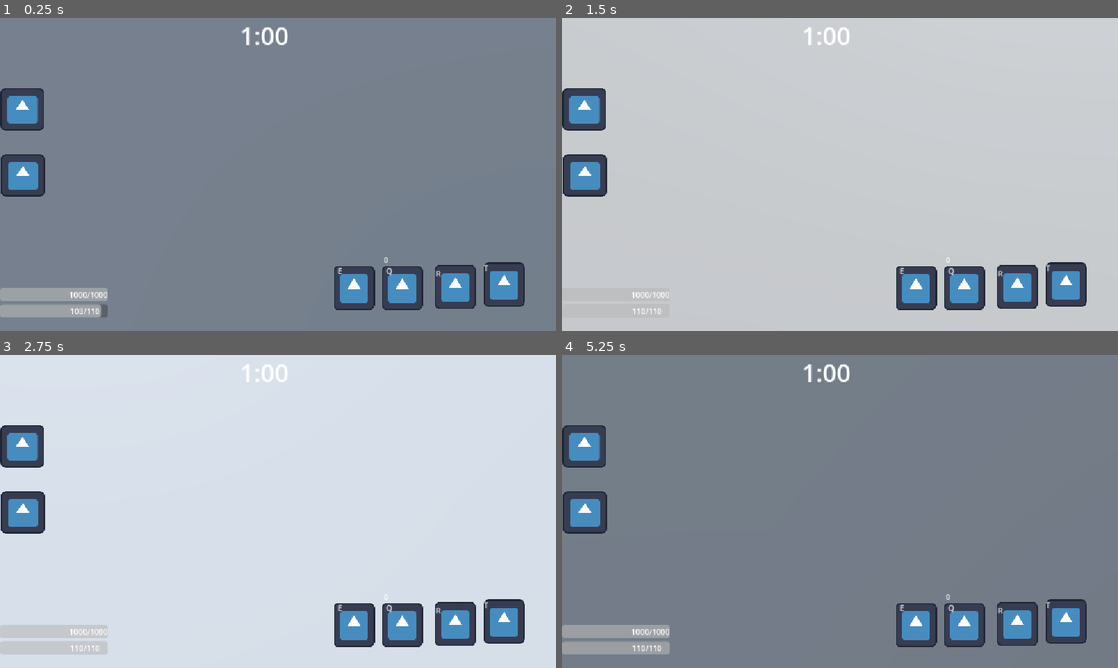
Above: before the commit, frames 1-4 (two rows, left to right).
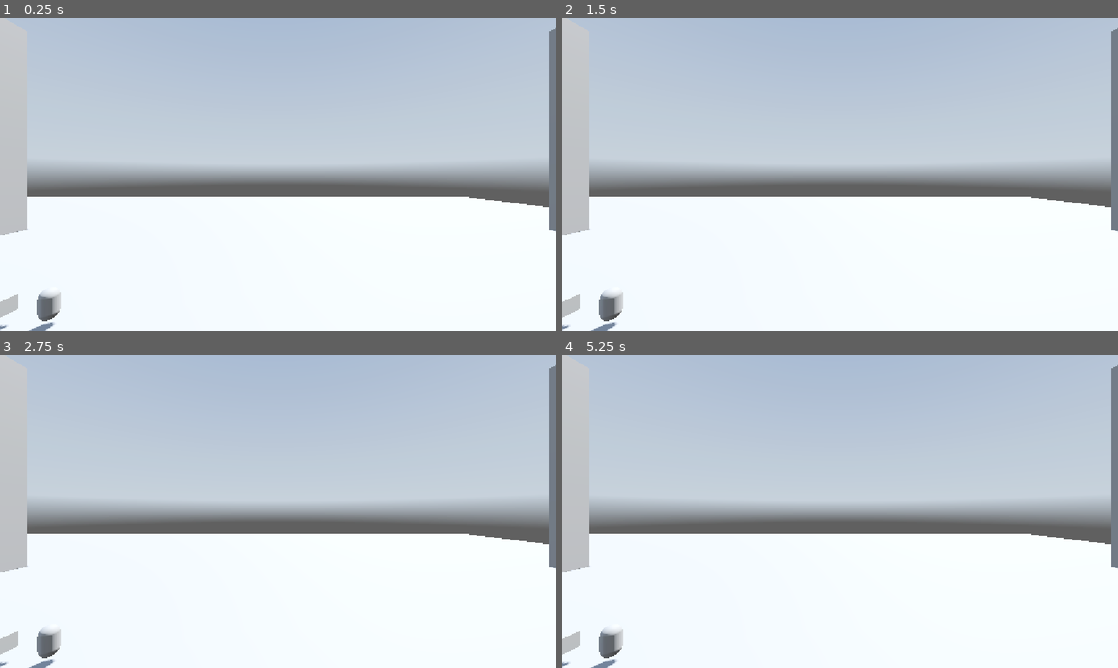
Above: after the commit, the same moments.

Repository: Virus01Official/forgotten
Game: Godot game, scene res://main.tscn
The game is run twice, just before and just after one commit, with the same random seed, the same clock (stepped at 60 frames per second) and the same inputs. The engine's default icon, where the game draws it, is replaced by a stand-in: a white triangle on a blue panel in a dark square. A sky picture missing from this copy of the repository is replaced by a grey-blue gradient.
Inputs (mouse positions are in pixels of both pictures, inside the frame that each line leads up to):
- Up to frame 1 (0.25 s): no input
- Up to frame 2 (1.5 s): click (584, 108) at 0.52 s; click (584, 174) at 1.27 s
- Up to frame 3 (2.75 s): click (505, 621) at 2 s, where only the run before the commit has a clickable "T"
- Up to frame 4 (5.25 s): click (1017, 624) at 2.75 s, where only the run before the commit has a clickable "R"; click (962, 624) at 3.5 s, where only the run before the commit has a clickable "Q"; click (917, 624) at 4.25 s, where only the run before the commit has a clickable "E"; tap Enter (ui_accept) at 5 s; move the mouse to (867, 511) at 5.02 s; hold Up (ui_up) from 5.03 s (still down); click (867, 511) at 5.1 s

The runs differ from the first frame. In frame 1, 97% of the frame differs, in the area x 0-100%, y 0-100%; in frame 2, 61%; in frame 3, 85%; in frame 4, 97%.

Commit message:
added multiplayer

Diff:
--- a/GD-SyncTemplates/Accounts/create_account.gd
+++ b/GD-SyncTemplates/Accounts/create_account.gd
@@ -18,7 +18,7 @@
 	var username : String = username_input.text
 	var password : String = password_input.text
 
-	var response_code : int = await GDSync.create_account(email, username, password)
+	var response_code : int = await GDSync.account_create(email, username, password)
 
 	if response_code == ENUMS.ACCOUNT_CREATION_RESPONSE_CODE.SUCCESS:
 		error_text.text = ""
--- a/cola.tscn
+++ b/cola.tscn
@@ -1,6 +1,7 @@
-[gd_scene load_steps=4 format=3 uid="uid://csf2dnn41mkhl"]
+[gd_scene load_steps=5 format=3 uid="uid://csf2dnn41mkhl"]
 
 [ext_resource type="Script" uid="uid://cjuawespb86ke" path="res://item.gd" id="1_3ndp3"]
+[ext_resource type="Script" uid="uid://83jjsegy40ip" path="res://addons/GD-Sync/Scripts/Types/PropertySynchronizer.gd" id="2_qyc2d"]
 
 [sub_resource type="CapsuleShape3D" id="CapsuleShape3D_u5rml"]
 
@@ -16,3 +17,13 @@
 
 [node name="MeshInstance3D" type="MeshInstance3D" parent="cola/CollisionShape3D"]
 mesh = SubResource("CapsuleMesh_u5rml")
+
+[node name="PropertySynchronizer" type="Node" parent="cola"]
+script = ExtResource("2_qyc2d")
+node_path = NodePath("..")
+properties = PackedStringArray("global_position")
+interpolated = true
+interpolation_speed = 30.0
+extrapolated = false
+max_extrapolation_time = 0.2
+metadata/_custom_type_script = "uid://83jjsegy40ip"
--- a/item.gd
+++ b/item.gd
@@ -1,6 +1,6 @@
 extends Node3D
 
-var used = false
+@export var used = false
 
 # Called when the node enters the scene tree for the first time.
 func _ready() -> void:
--- a/main.gd
+++ b/main.gd
@@ -40,7 +40,7 @@
 
 func _ready() -> void:
 	Gamedata.load_progress()
-	_spawn_player(1)
+	#_spawn_player(1)
 
 	GDSync.connected.connect(connected)
 	GDSync.connection_failed.connect(connection_failed)
@@ -78,8 +78,8 @@
 func lobby_joined(lobby_name : String) -> void:
 	print("Joined lobby ", lobby_name)
 
-func lobby_join_failed(lobby_name : String, error : int) -> void:
-	print("Failed to join lobby ", lobby_name, " ", error)
+func lobby_join_failed(lobby_name : String, _error : int) -> void:
+	print("Failed to join lobby ", lobby_name)
 
 func lobby_creation_failed(lobby_name : String, error : int) -> void:
 	print("Failed to create lobby ", lobby_name)
@@ -132,23 +132,6 @@
 			$LMS.stream = default_song
 		$LMS.play()
 
-@rpc("any_peer")
-func _spawn_player(id: int):
-	print("SPAWN: creating player for id=", id, " | my id=", multiplayer.get_unique_id())
-
-	var player = preload("res://player.tscn").instantiate()
-	player.name = str(id)  # name must match the peer ID
-	player.set_multiplayer_authority(id)
-
-	# VERY IMPORTANT: replicate this node to all clients
-	add_child(player, true)
-
-	# Only give this client control over its own camera
-	if id == multiplayer.get_unique_id():
-		var cam = player.find_child("Camera3D", true, false)
-		if cam:
-			cam.current = true
-
 @rpc("any_peer", "call_local")
 func play_music(track: String):
 	if track in killer_songs:
@@ -166,9 +149,6 @@
 			$IntroAudio.play()
 
 func start_round() -> void:
-	if not multiplayer.is_server():
-		return  # only server assigns roles
-
 	var players = get_tree().get_nodes_in_group("players")
 	if players.is_empty():
 		return
--- a/main.tscn
+++ b/main.tscn
@@ -8,6 +8,8 @@
 [ext_resource type="PackedScene" uid="uid://ju6pk3kckw4l" path="res://testing_map.tscn" id="6_7mycd"]
 [ext_resource type="PackedScene" uid="uid://7e060fe6n4xy" path="res://generators.tscn" id="7_272bh"]
 [ext_resource type="PackedScene" uid="uid://dem4m4271kwut" path="res://medkit.tscn" id="10_4c57u"]
+[ext_resource type="Script" uid="uid://damd6tigsnm4g" path="res://player_spawner.gd" id="10_efxa6"]
+[ext_resource type="PackedScene" uid="uid://td2aos3g2ybu" path="res://player.tscn" id="11_dg77c"]
 [ext_resource type="PackedScene" uid="uid://csf2dnn41mkhl" path="res://cola.tscn" id="11_efxa6"]
 
 [sub_resource type="PanoramaSkyMaterial" id="PanoramaSkyMaterial_kek77"]
@@ -190,9 +192,6 @@
 
 [node name="IntermissionTimer" type="Timer" parent="."]
 
-[node name="medkit" parent="." groups=["items"] instance=ExtResource("10_4c57u")]
-transform = Transform3D(1, 0, 0, 0, 1, 0, 0, 0, 1, 0, 0.8800633, -11.93846)
-
 [node name="cola" parent="." groups=["items"] instance=ExtResource("11_efxa6")]
 transform = Transform3D(1, 0, 0, 0, 1, 0, 0, 0, 1, 2.8721933, 1.4601722, -13.249439)
 
@@ -200,5 +199,12 @@
 
 [node name="RoundTimer" type="Timer" parent="."]
 
+[node name="Players" type="Node3D" parent="."]
+script = ExtResource("10_efxa6")
+player_scene = ExtResource("11_dg77c")
+
+[node name="medkit" parent="." groups=["items"] instance=ExtResource("10_4c57u")]
+transform = Transform3D(1, 0, 0, 0, 1, 0, 0, 0, 1, 0, 1.4404075, -13.014313)
+
 [connection signal="body_entered" from="Shedletsky/hitbox" to="Shedletsky" method="_on_hitbox_body_entered"]
 [connection signal="body_entered" from="Doe/hitbox" to="Doe" method="_on_hitbox_body_entered"]
--- a/medkit.tscn
+++ b/medkit.tscn
@@ -1,6 +1,7 @@
-[gd_scene load_steps=4 format=3 uid="uid://dem4m4271kwut"]
+[gd_scene load_steps=5 format=3 uid="uid://dem4m4271kwut"]
 
 [ext_resource type="Script" uid="uid://cjuawespb86ke" path="res://item.gd" id="1_7hg4a"]
+[ext_resource type="Script" uid="uid://83jjsegy40ip" path="res://addons/GD-Sync/Scripts/Types/PropertySynchronizer.gd" id="2_22oi4"]
 
 [sub_resource type="BoxShape3D" id="BoxShape3D_p51vj"]
 
@@ -16,3 +17,13 @@
 
 [node name="MeshInstance3D" type="MeshInstance3D" parent="medkit/CollisionShape3D"]
 mesh = SubResource("BoxMesh_7hg4a")
+
+[node name="PropertySynchronizer" type="Node" parent="medkit"]
+script = ExtResource("2_22oi4")
+node_path = NodePath("..")
+properties = PackedStringArray("global_position")
+interpolated = true
+interpolation_speed = 30.0
+extrapolated = false
+max_extrapolation_time = 0.2
+metadata/_custom_type_script = "uid://83jjsegy40ip"
--- a/menu.tscn
+++ b/menu.tscn
@@ -7,3 +7,30 @@
 anchor_bottom = 1.0
 grow_horizontal = 2
 grow_vertical = 2
+
+[node name="Button" type="Button" parent="."]
+visible = false
+layout_mode = 0
+offset_left = 367.0
+offset_top = 54.0
+offset_right = 666.0
+offset_bottom = 137.0
+text = "PLAY"
+
+[node name="Button2" type="Button" parent="."]
+visible = false
+layout_mode = 0
+offset_left = 367.0
+offset_top = 170.0
+offset_right = 666.0
+offset_bottom = 253.0
+text = "SETTINGS"
+
+[node name="Button3" type="Button" parent="."]
+visible = false
+layout_mode = 0
+offset_left = 365.0
+offset_top = 298.0
+offset_right = 664.0
+offset_bottom = 381.0
+text = "QUIT"
--- a/network.gd
+++ /dev/null
@@ -1,45 +0,0 @@
-extends Node
-
-@export var port: int = 9000
-@export var max_players: int = 5  # 1 killer + 4 survivors
-
-var is_host := false
-
-func _ready():
-	multiplayer.connected_to_server.connect(_on_connected)
-	multiplayer.connection_failed.connect(_on_connection_failed)
-	multiplayer.server_disconnected.connect(_on_server_disconnected)
-
-# === HOST FUNCTIONS ===
-func host_game():
-	var peer = ENetMultiplayerPeer.new()
-	var result = peer.create_server(port, max_players)
-	if result != OK:
-		push_error("Failed to start server")
-		return
-	multiplayer.multiplayer_peer = peer
-	is_host = true
-	print("Server started on port %d" % port)
-
-
-# === CLIENT FUNCTIONS ===
-func join_game(address: String):
-	var peer = ENetMultiplayerPeer.new()
-	var result = peer.create_client(address, port)
-	if result != OK:
-		push_error("Failed to connect to server")
-		return
-	multiplayer.multiplayer_peer = peer
-	is_host = false
-	print("Connecting to %s:%d" % [address, port])
-
-
-# === SIGNALS ===
-func _on_connected():
-	print("Connected to server!")
-
-func _on_connection_failed():
-	print("Failed to connect!")
-
-func _on_server_disconnected():
-	print("Disconnected from server")
--- a/player.gd
+++ b/player.gd
@@ -36,7 +36,7 @@
 var health = 100
 var maxhealth = 100
 
-@onready var voiceline = $"../voicelines"
+@onready var voiceline = $"../../voicelines"
 
 var testVoiceline = preload("res://assets/voicelines/envy/voiceline.mp3")
 
@@ -112,13 +112,20 @@
 	Input.set_mouse_mode(Input.MOUSE_MODE_CAPTURED)
 	add_to_group("players")
 
-@rpc("any_peer", "call_local")
-func set_position_sync(pos: Vector3):
-	global_transform.origin = pos
+	GDSync.connect_gdsync_owner_changed(self, owner_changed)
+
+	GDSync.expose_func(pickupObject)
+
+func owner_changed(_owner_id : int) -> void:
+	var is_owner : bool = GDSync.is_gdsync_owner(self)
+
+	camera.current = is_owner
+	GUI.visible = is_owner
 
 func _input(event: InputEvent) -> void:
 	if not is_multiplayer_authority():
 		return
+
 	if event is InputEventMouseMotion:
 
 		rotate_y(-event.relative.x * MOUSE_SENSITIVITY)
@@ -135,7 +142,7 @@
 	healingBar.max_value = heal_duration
 
 func _physics_process(delta: float) -> void:
-	if not is_multiplayer_authority():
+	if not GDSync.is_gdsync_owner(self):
 		return
 
 	set_meta("Type", selectedSurvivor)
@@ -181,16 +188,7 @@
 			attack_timer = ATTACK_DURATION
 			damage = 20
 		else:
-			if held_object:
-				if held_object.name == "medkit":
-					start_healing()
-					held_object.used = true
-				elif held_object.name == "cola":
-					held_object.used = true
-					cola_active = true
-					cola_timer = COLA_DURATION
-					print("Cola activated: Speed boost for 15 seconds!")
-				held_object = null
+			pickupObject()
 
 	elif Input.is_action_just_pressed("ability1") and not attacking:
 		if isKiller:
@@ -407,6 +405,18 @@
 			voiceline.stream = random_line
 			voiceline.play()
 
+func pickupObject() -> void:
+	if held_object:
+		if held_object.name == "medkit":
+			start_healing()
+			held_object.used = true
+		elif held_object.name == "cola":
+			held_object.used = true
+			cola_active = true
+			cola_timer = COLA_DURATION
+			print("Cola activated: Speed boost for 15 seconds!")
+			held_object = null
+
 func spawn_spike():
 	if spike_scene == null:
 		print("No spike scene assigned!")
--- a/player.tscn
+++ b/player.tscn
@@ -1,10 +1,12 @@
-[gd_scene load_steps=16 format=3 uid="uid://td2aos3g2ybu"]
+[gd_scene load_steps=18 format=3 uid="uid://td2aos3g2ybu"]
 
 [ext_resource type="Script" uid="uid://bm6pt5suq3483" path="res://player.gd" id="1_4flbx"]
 [ext_resource type="Shader" uid="uid://dqdjklx5p0wss" path="res://assets/shaders/new_shader.gdshader" id="2_i3pqv"]
 [ext_resource type="PackedScene" uid="uid://dmkdbm00urds" path="res://gui.tscn" id="2_onrkg"]
 [ext_resource type="PackedScene" uid="uid://c6h241gggutip" path="res://shop.tscn" id="4_hqtel"]
 [ext_resource type="PackedScene" uid="uid://cbgjse35iov5n" path="res://inventory.tscn" id="5_sweqy"]
+[ext_resource type="Script" uid="uid://83jjsegy40ip" path="res://addons/GD-Sync/Scripts/Types/PropertySynchronizer.gd" id="6_2hs0m"]
+[ext_resource type="Script" uid="uid://bjfy1ijgerl07" path="res://addons/GD-Sync/Scripts/Types/VoiceChat.gd" id="7_1jxqw"]
 
 [sub_resource type="CapsuleShape3D" id="CapsuleShape3D_sh265"]
 
@@ -68,8 +70,6 @@
 transform = Transform3D(1, 0, 0, 0, 0.0509764, -0.9987, 0, 0.9987, 0.0509764, 0, -0.060737, -1.07594)
 mesh = SubResource("PlaneMesh_hqtel")
 
-[node name="GUI" parent="." instance=ExtResource("2_onrkg")]
-
 [node name="hitbox" type="Area3D" parent="."]
 transform = Transform3D(1, 0, 0, 0, 1.91149, 0, 0, 0, 1.86278, 0, 0, -0.297161)
 monitoring = false
@@ -107,4 +107,26 @@
 [node name="Inventory" parent="." instance=ExtResource("5_sweqy")]
 visible = false
 
+[node name="PropertySynchronizer" type="Node" parent="."]
+script = ExtResource("6_2hs0m")
+broadcast = 2
+node_path = NodePath("..")
+properties = PackedStringArray("global_position")
+interpolated = true
+interpolation_speed = 30.0
+extrapolated = false
+max_extrapolation_time = 0.2
+metadata/_custom_type_script = "uid://83jjsegy40ip"
+
+[node name="VoiceChat" type="Node" parent="." node_paths=PackedStringArray("_output_player")]
+script = ExtResource("7_1jxqw")
+spatial_mode = 2
+_output_player = NodePath("../VC")
+metadata/_custom_type_script = "uid://bjfy1ijgerl07"
+
+[node name="VC" type="AudioStreamPlayer3D" parent="."]
+
+[node name="GUI" parent="." instance=ExtResource("2_onrkg")]
+visible = false
+
 [connection signal="body_entered" from="hitbox" to="." method="_on_hitbox_body_entered"]
--- a/player_spawner.gd
+++ b/player_spawner.gd
@@ -1,11 +1,26 @@
 extends Node
 
+@export var player_scene : PackedScene
 
 # Called when the node enters the scene tree for the first time.
 func _ready() -> void:
-	pass # Replace with function body.
+	GDSync.client_joined.connect(client_joined)
+	GDSync.client_left.connect(client_left)
 
+func client_joined(client_id : int) -> void:
+	print("Client joined ", client_id)
 
-# Called every frame. 'delta' is the elapsed time since the previous frame.
-func _process(delta: float) -> void:
-	pass
+	if client_id == GDSync.get_client_id():
+		print("Own id ", client_id)
+
+	var player = player_scene.instantiate()
+	add_child(player)
+	player.name = str(client_id)
+	GDSync.set_gdsync_owner(player, client_id)
+
+func client_left(client_id : int) -> void:
+	print("Client left ", client_id)
+
+	var player = get_node_or_null(str(client_id))
+	if player != null:
+		player.queue_free()
--- a/project.godot
+++ b/project.godot
@@ -11,7 +11,7 @@
 [GD-Sync]
 
 version="0.12"
-uniqueUsername=true
+uniqueUsername=false
 publicKey="6393730a42b38db3"
 privateKey="de82a27d4ce5994f"
 
@@ -22,15 +22,17 @@
 config/features=PackedStringArray("4.5", "Forward Plus")
 config/icon="res://icon.svg"
 
+[audio]
+
+driver/enable_input=true
+
 [autoload]
 
 Gamedata="*res://gamedata.gd"
-Network="*res://network.gd"
 GDSync="*res://addons/GD-Sync/MultiplayerClient.gd"
 
 [display]
 
-window/size/mode=4
 window/stretch/mode="canvas_items"
 
 [editor]
--- a/testingONly/server_menu.gd
+++ /dev/null
@@ -1,15 +0,0 @@
-extends Control
-
-@onready var ip_input = $LineEdit
-
-func _ready():
-	pass
-
-func _on_HostButton_pressed():
-	Network.host_game()
-
-func _on_JoinButton_pressed():
-	Network.join_game("127.0.0.1")
-
-func _on_connected():
-	get_tree().change_scene_to_file("res://main.tscn")
--- a/testingONly/server_menu.tscn
+++ /dev/null
@@ -1,39 +0,0 @@
-[gd_scene load_steps=2 format=3 uid="uid://dtfhe5bvdoaqe"]
-
-[ext_resource type="Script" uid="uid://cae85w53dictg" path="res://testingONly/server_menu.gd" id="1_25yrj"]
-
-[node name="serverMenu" type="Control"]
-layout_mode = 3
-anchors_preset = 15
-anchor_right = 1.0
-anchor_bottom = 1.0
-grow_horizontal = 2
-grow_vertical = 2
-script = ExtResource("1_25yrj")
-
-[node name="HostButton" type="Button" parent="."]
-layout_mode = 0
-offset_left = 476.0
-offset_top = 78.0
-offset_right = 574.0
-offset_bottom = 109.0
-text = "Host Server"
-
-[node name="JoinButton" type="Button" parent="."]
-layout_mode = 0
-offset_left = 476.0
-offset_top = 135.0
-offset_right = 574.0
-offset_bottom = 166.0
-text = "Join Server"
-
-[node name="LineEdit" type="LineEdit" parent="."]
-layout_mode = 0
-offset_left = 479.0
-offset_top = 16.0
-offset_right = 585.0
-offset_bottom = 47.0
-placeholder_text = "IP"
-
-[connection signal="pressed" from="HostButton" to="." method="_on_HostButton_pressed"]
-[connection signal="pressed" from="JoinButton" to="." method="_on_JoinButton_pressed"]
Not shown: 1 places in main.tscn that only renumber resources
Not shown, removed: network.gd.uid
Not shown, removed: testingONly/server_menu.gd.uid
